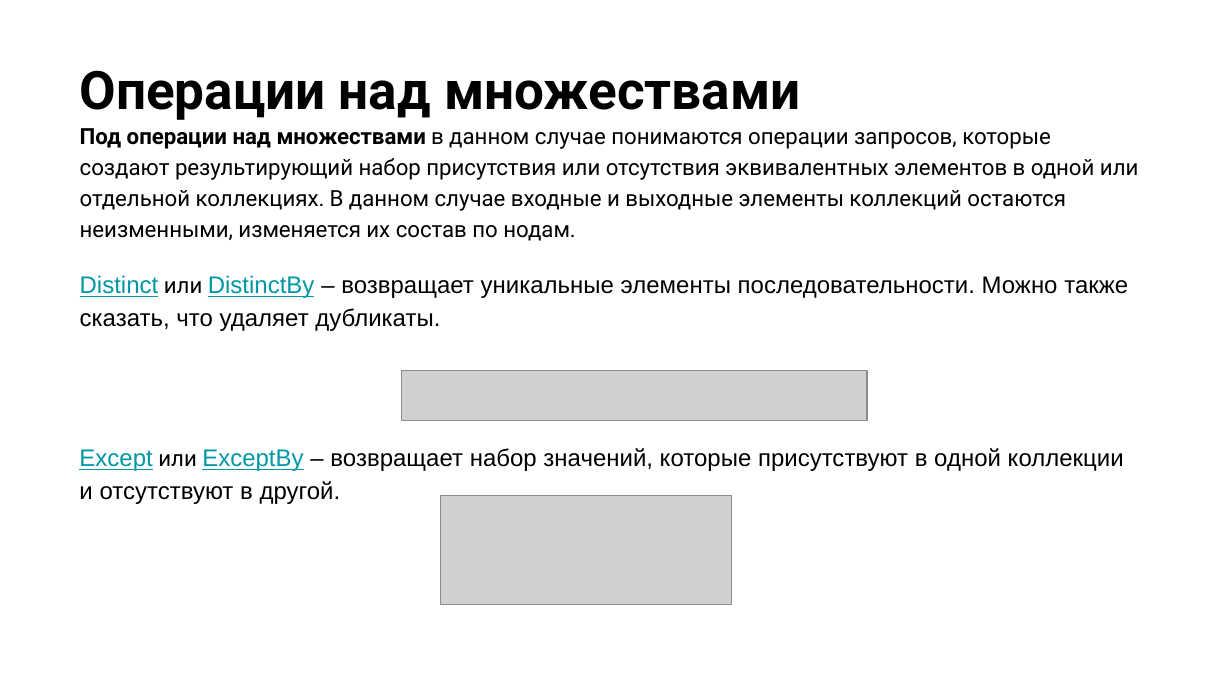
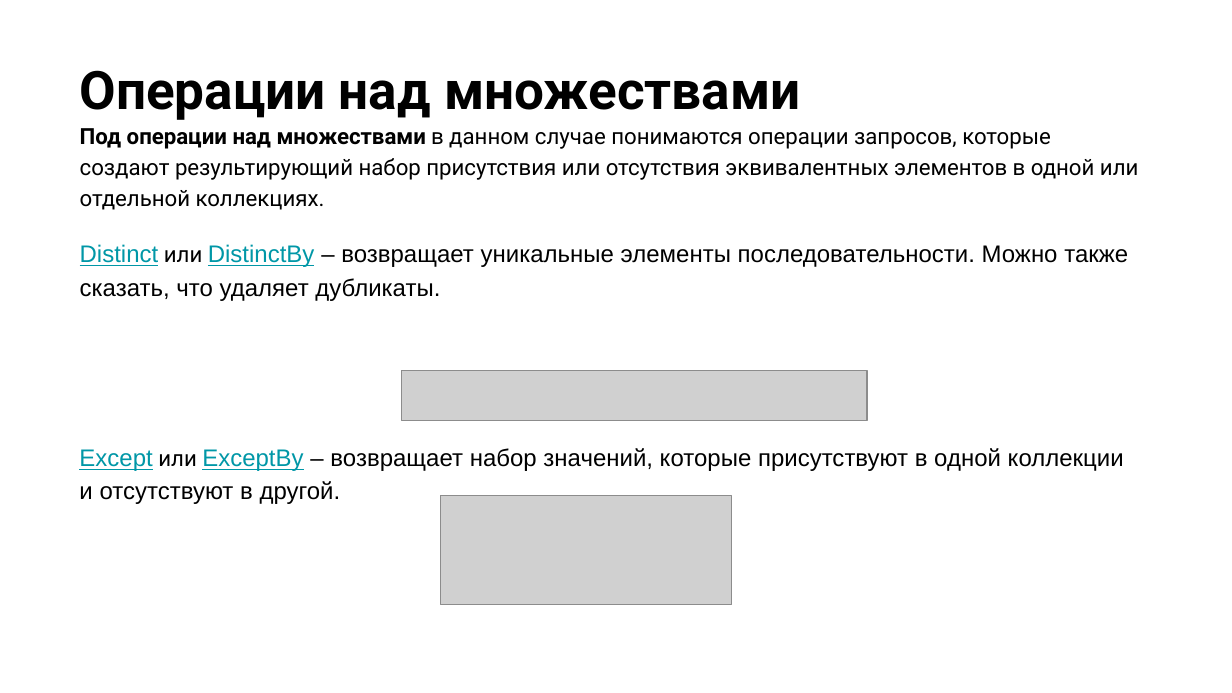
Before and after one commit to NilovPavel/LessonsLinq, a slide deck: slide 16 of LinqOperators.pptx (slide 21 before the commit). Drawn at 1232x693 pixels with LibreOffice and Linux fonts; fonts in the diff are those of the drawing; grey boxes stand for pictures; background and template pictures are left out. Boxes give left, top, right and bottom in pixels: in the first picture for what was removed or moved away, otherwise in the second. Text is boxed around its words. In the diff, an @@ line names an element or a change of style, - is before the commit and + after.

```diff
--- a/LinqOperators.pptx
+++ b/LinqOperators.pptx
@@ text at box(80, 128, 1138, 210): text changed @@
-Под операции над множествами в данном случае понимаются операции запросов, которые создают результирующий набор присутствия или отсутствия эквивалентных элементов в одной или отдельной коллекциях. В данном случае входные и выходные элементы коллекций остаются неизменными, изменяется их состав по нодам.
+Под операции над множествами в данном случае понимаются операции запросов, которые создают результирующий набор присутствия или отсутствия эквивалентных элементов в одной или отдельной коллекциях.
```
Also in this commit, not shown: 5 other slides changed, 1 slide added, 24 slides removed, 2 other files.
